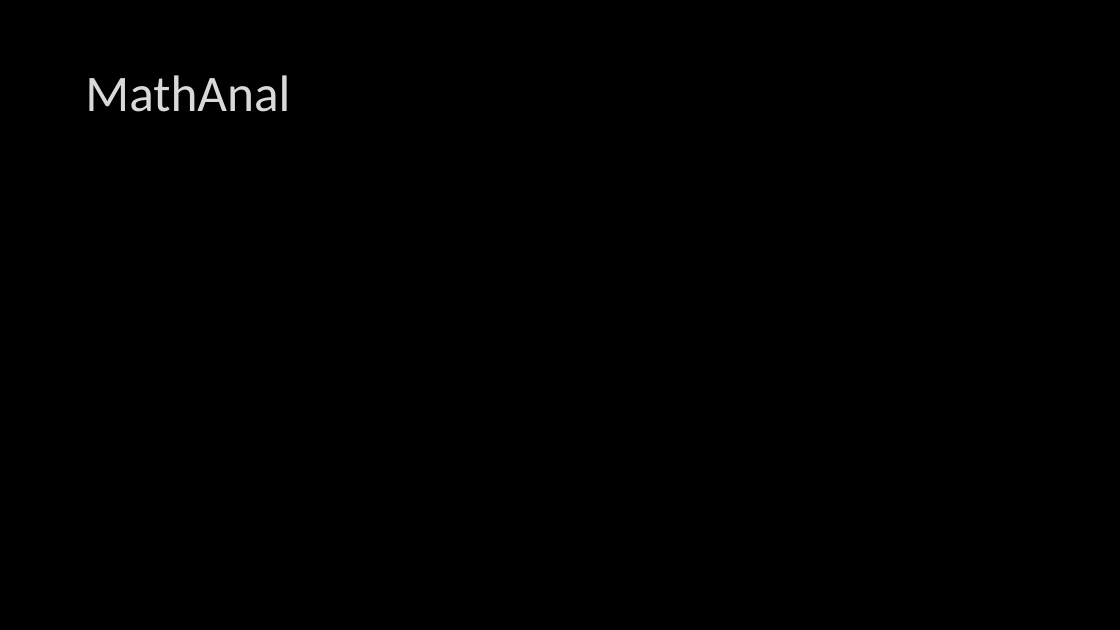
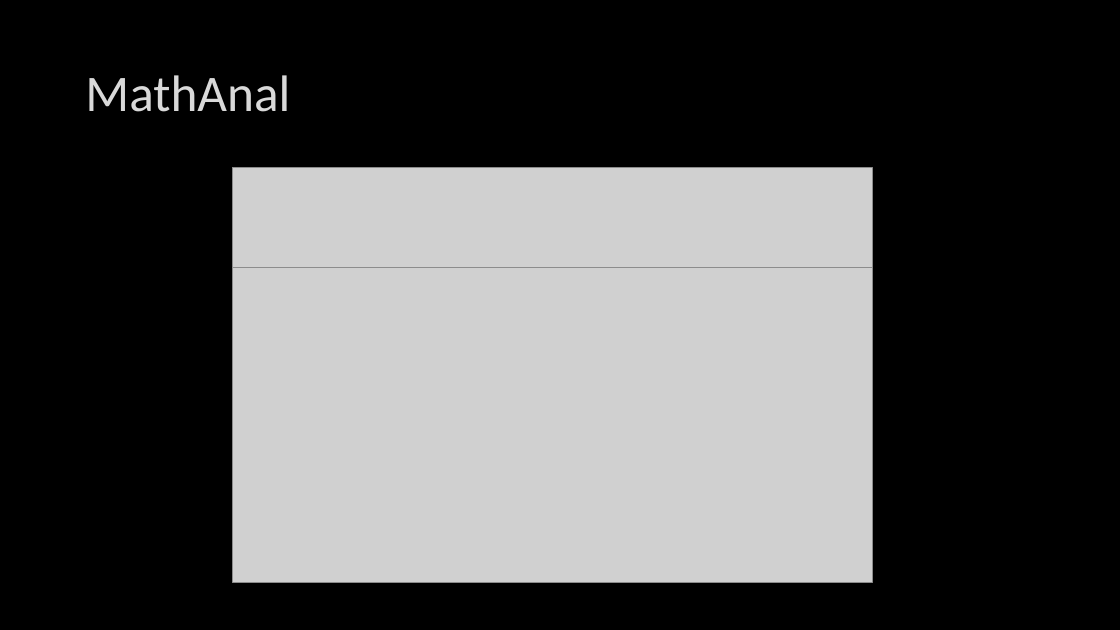
Before and after one commit to tolltech/it-curse, a slide deck: slide 5 of multithreading/asyncawait.pptx. Drawn at 1120x630 pixels with LibreOffice and Linux fonts; fonts in the diff are those of the drawing; grey boxes stand for pictures. Boxes give left, top, right and bottom in pixels: in the first picture for what was removed or moved away, otherwise in the second. Text is boxed around its words. In the diff, an @@ line names an element or a change of style, - is before the commit and + after.

```diff
--- a/multithreading/asyncawait.pptx
+++ b/multithreading/asyncawait.pptx
@@ picture added at box(233, 168, 872, 267) @@
@@ picture added at box(233, 268, 872, 583) @@
```
Also in this commit, not shown: 1 other slide changed, 5 slides added, 1 other file.
